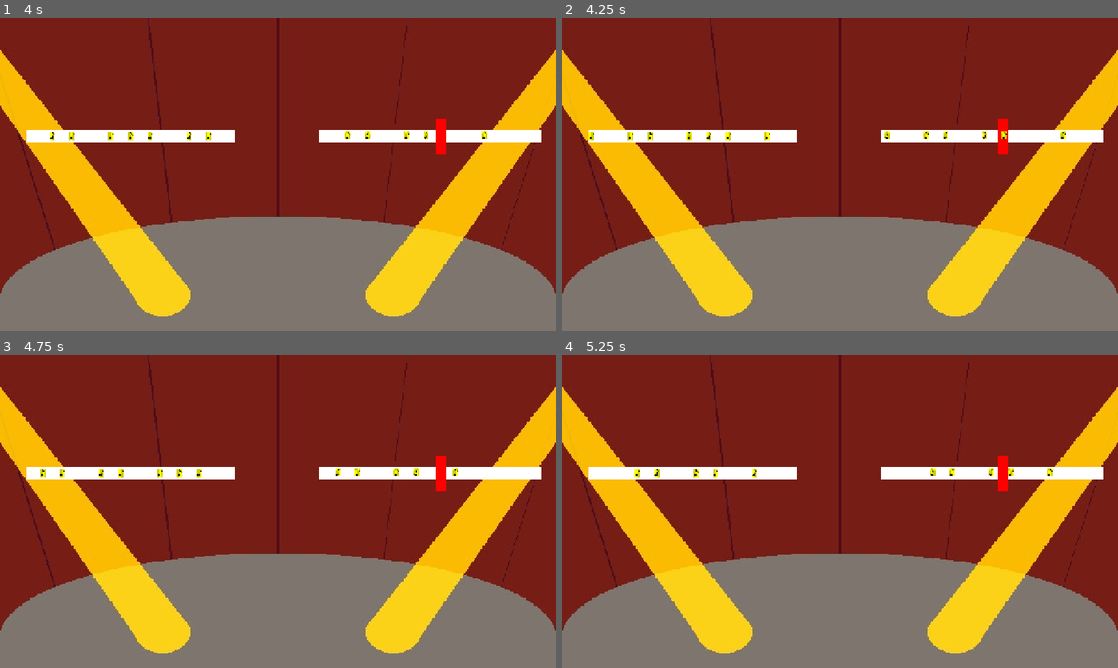
Above: before the commit, frames 1-4 (two rows, left to right).
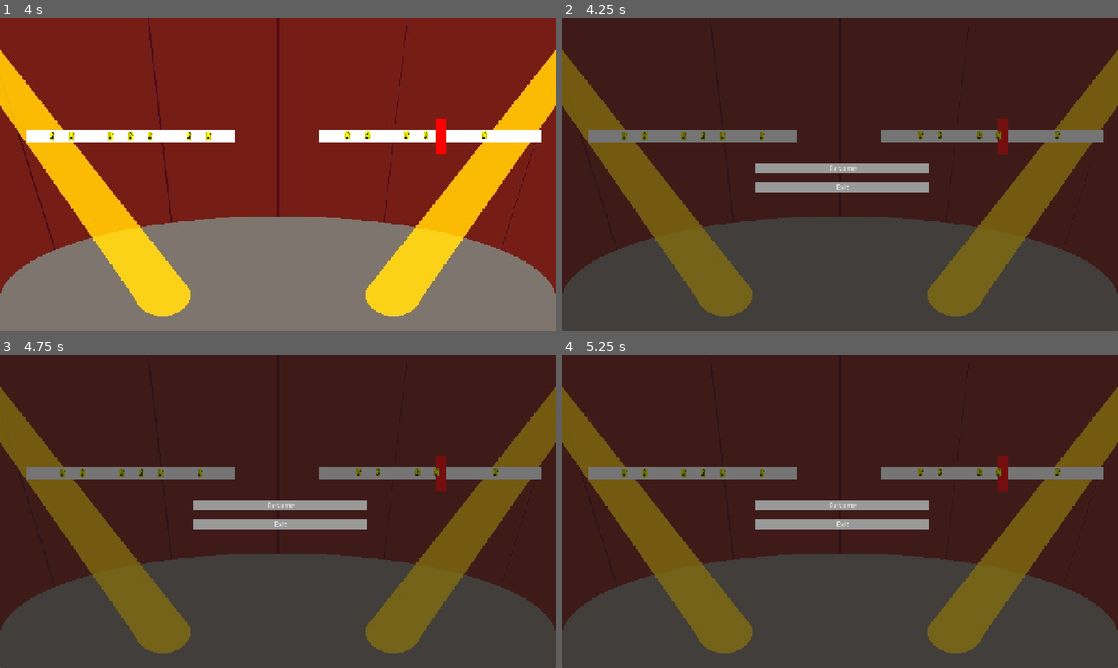
Above: after the commit, the same moments.

Repository: CAHSI-Game-Studios/CGS-project
Game: Godot game, scene res://games/gameB/scenes/CollisionDemo.tscn
The game is run twice, just before and just after one commit, with the same random seed, the same clock (stepped at 60 frames per second) and the same inputs. This scene is started directly instead of the project's main scene.
Inputs (mouse positions are in pixels of both pictures, inside the frame that each line leads up to):
- Up to frame 1 (4 s): tap Enter (ui_accept) at 0.5, 0.77, 1.52, 3.02, 3.77 s; move the mouse to (400, 158) at 0.52 s; hold W (move_up) 0.53-1.28 s; tap D (d_note) at 0.6, 3.6 s; click (400, 158) at 0.67 s; move the mouse to (166, 190) at 1.27 s; hold S (move_down) 1.28-2.03 s; tap J (j_note) at 1.35 s; move the mouse to (333, 105) at 2.02 s; hold W (move_up) 2.03-3.53 s; tap K (k_note) at 2.1 s; move the mouse to (250, 237) at 2.77 s; tap T (open_terminal) at 2.85 s; click (250, 237) at 2.92 s; move the mouse to (444, 221) at 3.52 s; hold A (move_left) from 3.53 s (still down)
- Up to frame 2 (4.25 s): keep holding A (move_left); tap P (pause) at 4.15 s
- Up to frame 3 (4.75 s): keep holding A (move_left); move the mouse to (111, 464) at 4.27 s; tap J (j_note) at 4.35 s; tap Enter (ui_accept) at 4.52 s
- Up to frame 4 (5.25 s): move the mouse to (867, 511) at 5.02 s; release A (move_left) at 5.03 s; hold S (move_down) from 5.03 s (still down); tap K (k_note) at 5.1 s; click (867, 511) at 5.17 s

Frame 1 is identical in both runs. In frame 2, 100% of the frame differs, in the area x 0-100%, y 0-100%; in frame 3, 100%; in frame 4, 100%.

Commit message:
Implemented pause scene
Made a reference to the pause scene that is already implemented.

Diff:
--- a/src/games/gameB/scenes/CollisionDemo.tscn
+++ b/src/games/gameB/scenes/CollisionDemo.tscn
@@ -1,7 +1,8 @@
 [gd_scene format=3 uid="uid://c6ub2s4yw2xww"]
 
 [ext_resource type="Script" uid="uid://dbjjs2tfo352o" path="res://games/gameB/scripts/CollisionDemo.gd" id="1_d3516"]
-[ext_resource type="Texture2D" uid="uid://cknb4nx3qwy83" path="res://games/gameB/assets/background_Concept.png" id="2_h4u7c"]
+[ext_resource type="Texture2D" uid="uid://wgjqarjaldp0" path="res://games/gameB/assets/background_Concept.png" id="2_h4u7c"]
+[ext_resource type="PackedScene" uid="uid://b0ghowbdn5mrx" path="res://core/scenes/pause_menu.tscn" id="3_h4u7c"]
 
 [sub_resource type="CircleShape2D" id="CircleShape2D_target"]
 radius = 26.0
@@ -81,6 +82,8 @@
 
 [node name="WaitTimer" type="Timer" parent="." unique_id=1874046574]
 
+[node name="PauseMenu" parent="." unique_id=2007257531 instance=ExtResource("3_h4u7c")]
+
 [connection signal="area_entered" from="Lanes/Lane1/Target" to="." method="_on_target_area_entered"]
 [connection signal="area_entered" from="Lanes/Lane2/Target" to="." method="_on_target2_area_entered"]
 [connection signal="timeout" from="GameTimer" to="." method="_on_game_timer_timeout"]
